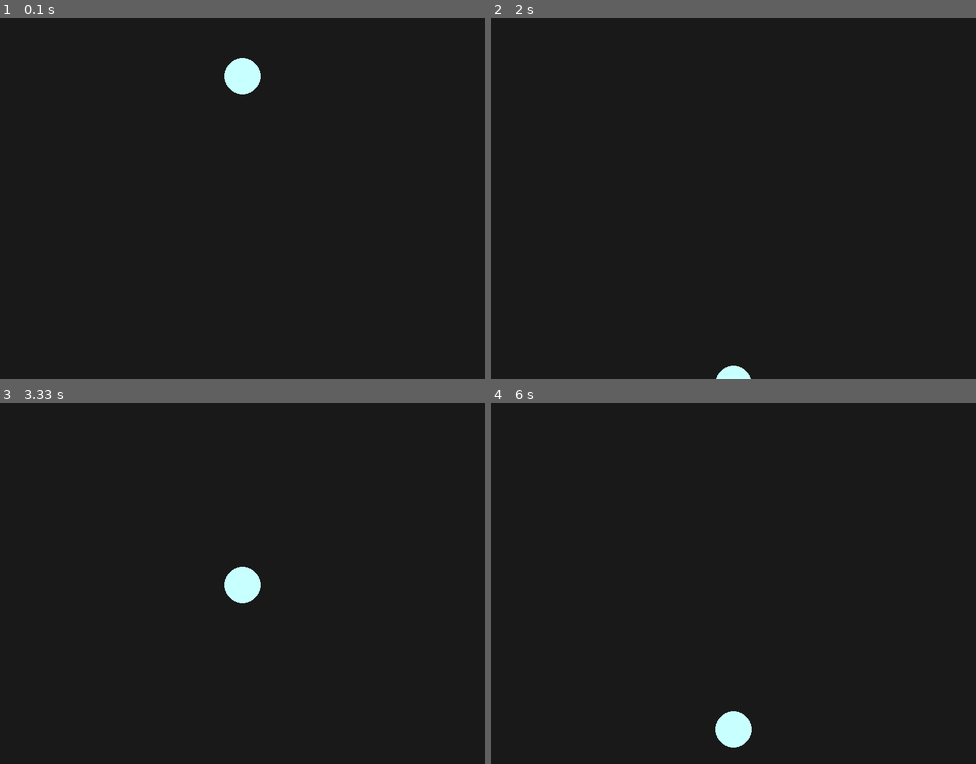
Above: before the commit, frames 1-4 (two rows, left to right).
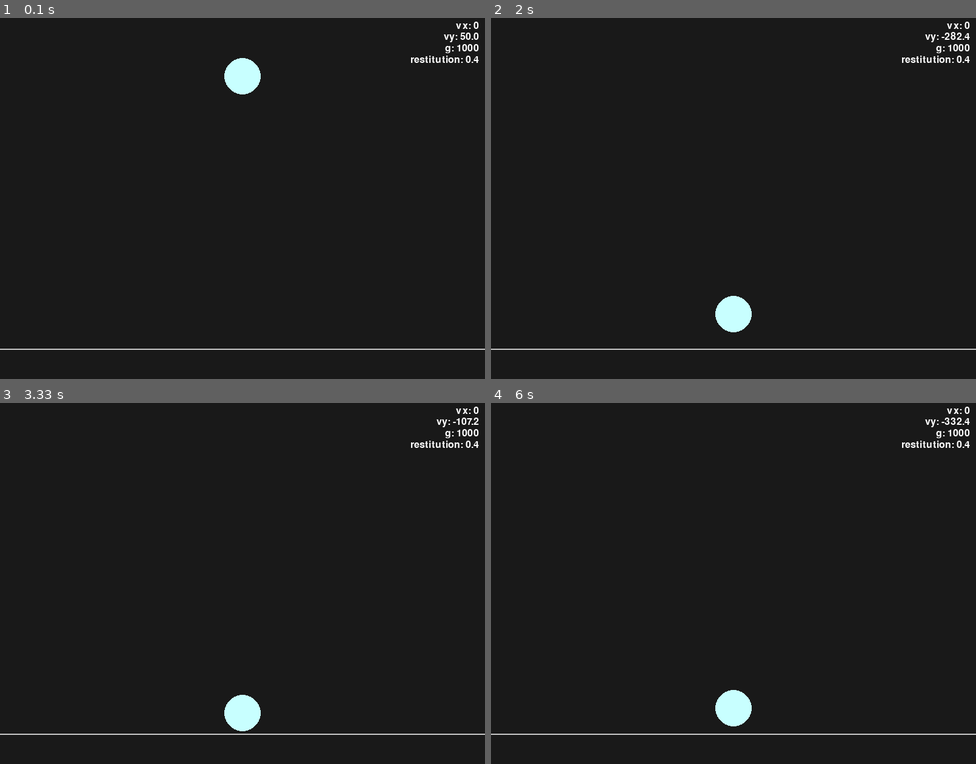
Above: after the commit, the same moments.

Repository: revolution737/Pygame-2D-Physics-Engine
Game: pygame game, started from main.py
Two runs of this game, one before a commit and one after it. Both use one fixed random seed, a clock stepped at 60 frames per second and the inputs below.
Inputs:
- Up to frame 1 (0.1 s): no input
- Up to frame 2 (2 s): no input
- Up to frame 3 (3.33 s): no input
- Up to frame 4 (6 s): no input

The runs differ from the first frame. In frame 1, 0.7% of the frame differs, in the area x 0-100%, y 1-92%; in frame 2, 1.5%; in frame 3, 1.8%; in frame 4, 1.5%.

Commit message:
floor with debug text box added for live numbers

Diff:
--- a/main.py
+++ b/main.py
@@ -8,8 +8,10 @@
 fps = 60
 bgcolor = (25, 25, 25)
 circle_color = (200, 255, 255)
+floor_color = (200, 200, 200)
 
-GRAVITY = 1000 #pixels per second squared
+gravity = 1000 #pixels per second squared
+restitution = 0.4
 
 # -----------------------------
 # Initialization
@@ -19,6 +21,8 @@
 pygame.display.set_caption("2D Physics Engine")
 clock = pygame.time.Clock()
 
+font = pygame.font.SysFont(None, 24)
+
 # -----------------------------
 # Physics state
 # -----------------------------
@@ -26,6 +30,8 @@
 y = 100          # start near the top
 vy = 0           # vertical velocity (px/s)
 radius = 30
+
+floor_y = height - 50
 
 # -----------------------------
 # Main Loop
@@ -41,11 +47,28 @@
             running = False
 
     # --- Physics update ---
-    vy += GRAVITY * dt      # v = v + a·dt
+    vy += gravity * dt      # v = v + a·dt
     y += vy * dt            # y = y + v·dt
+     # Floor collision
+    if y + radius >= floor_y:
+        y = floor_y - radius
+        vy = -vy * restitution
+
+        # stop tiny jitter
+        if abs(vy) < 5:
+            vy = 0
 
     # --- Render ---
     screen.fill(bgcolor)
+
+     # Draw floor
+    pygame.draw.line(
+        screen,
+        floor_color,
+        (0, floor_y),
+        (width, floor_y),
+        2
+    )
 
     pygame.draw.circle(
         screen,
@@ -54,10 +77,23 @@
         radius
     )
 
-    if y - radius > height:
+    if vy == 0:
         y = 100
-        vy = 0
 
+    # --- Debug text ---
+    debug_lines = [
+    f"vx: 0",
+    f"vy: {vy:.1f}",
+    f"g: {gravity}",
+    f"restitution: {restitution}"
+]
+
+    y_offset = 10
+    for line in debug_lines:
+        text_surface = font.render(line, True, (255, 255, 255))
+        text_rect = text_surface.get_rect(topright=(width - 10, y_offset))
+        screen.blit(text_surface, text_rect)
+        y_offset += text_surface.get_height() + 2
 
     pygame.display.flip()
 
